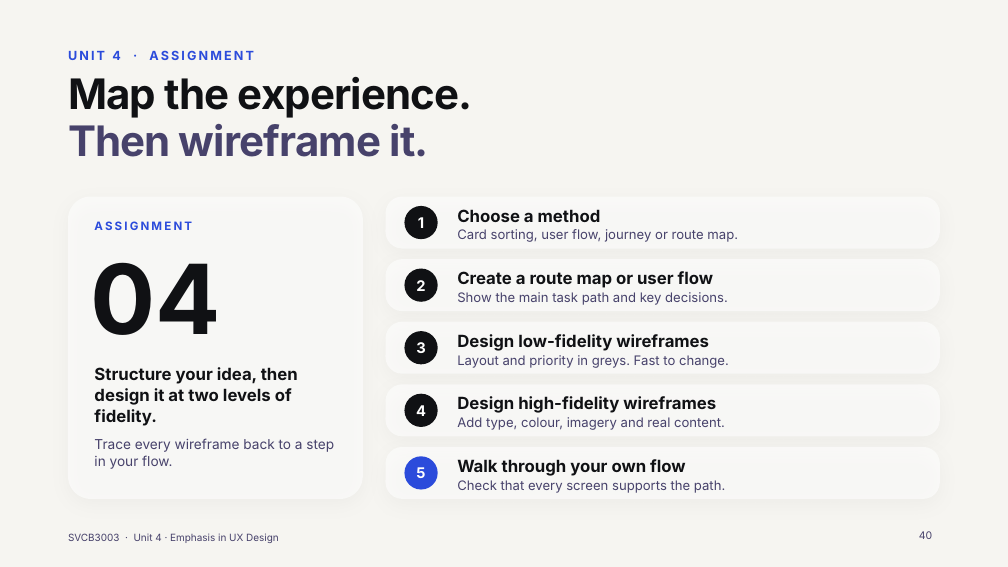
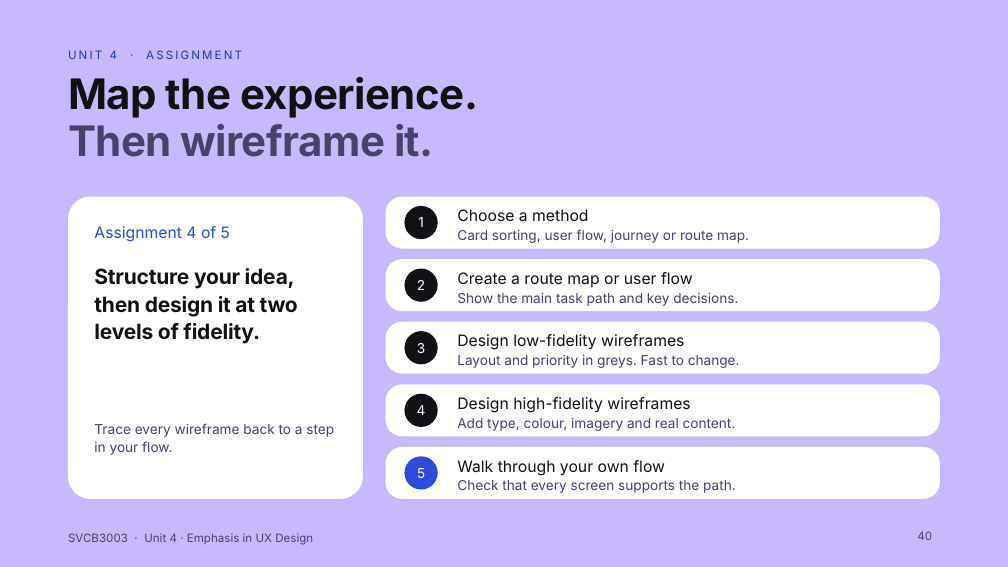
Before and after one commit to Juni233232/Portfolio, a slide deck: slide 40 of ux-ui-presentation/UX-UI-Design-Understanding-the-Experience.pptx. Drawn at 1008x567 pixels with LibreOffice and Linux fonts; fonts in the diff are those of the drawing; background and template pictures are left out. Boxes give left, top, right and bottom in pixels: in the first picture for what was removed or moved away, otherwise in the second. Text is boxed around its words. In the diff, an @@ line names an element or a change of style, - is before the commit and + after.

```diff
--- a/ux-ui-presentation/UX-UI-Design-Understanding-the-Experience.pptx
+++ b/ux-ui-presentation/UX-UI-Design-Understanding-the-Experience.pptx
@@ background picture (left out) to #C8B9FF @@
@@ text "UNIT 4 · ASSIGNMENT" at bbox=[68, 50, 242, 59]: size 12 to 11 pt, text colour #2B4BDB to #1F38B0, bold off @@
@@ title "Map the experience." at bbox=[68, 76, 478, 157]: letter spacing -0.8 to -0.5 pt @@
@@ text at bbox=[94, 226, 230, 242]: text changed; size 11 to 15 pt; bold off @@
-ASSIGNMENT
+Assignment 4 of 5
@@ text removed at bbox=[91, 262, 221, 335] @@
-04
@@ text "Structure your idea, then design ...": place and size @@
-text "Structure your idea, then design ..." at bbox=[94, 367, 298, 426]
+text "Structure your idea, then design ..." at bbox=[94, 268, 298, 344]
@@ text "Structure your idea, then design ..." at bbox=[94, 268, 298, 344]: size 16 to 20 pt, letter spacing 0 to -0.2 pt; line spacing 1.05 to 1.1 @@
@@ text "Trace every wireframe back to ...": place and size @@
-text "Trace every wireframe back to ..." at bbox=[94, 438, 334, 469]
+text "Trace every wireframe back to ..." at bbox=[94, 423, 334, 455]
@@ text "Trace every wireframe back to ..." at bbox=[94, 423, 334, 455]: line spacing 1.05 to 1.1 @@
@@ fill #FFFFFF at 58% opacity to #FFFFFF; shadow off in 6 elements at bbox=[68, 197, 363, 499], bbox=[386, 197, 940, 249], bbox=[386, 259, 940, 312], bbox=[386, 322, 940, 374], bbox=[386, 384, 940, 436], bbox=[386, 447, 940, 499] @@
@@ size 14 to 13 pt, bold off in 5 elements at bbox=[405, 206, 438, 239], bbox=[405, 268, 438, 302], bbox=[405, 331, 438, 364], bbox=[405, 394, 438, 427], bbox=[405, 457, 438, 490] @@
@@ size 16 to 15 pt, bold off in 5 elements at bbox=[457, 209, 588, 221], bbox=[457, 272, 693, 288], bbox=[457, 334, 684, 350], bbox=[457, 397, 690, 413], bbox=[457, 460, 665, 476] @@
@@ size 12.5 to 13 pt in 5 elements at bbox=[457, 229, 749, 243], bbox=[457, 293, 738, 306], bbox=[457, 355, 740, 368], bbox=[457, 418, 736, 431], bbox=[457, 480, 736, 493] @@
@@ text "SVCB3003 · Unit 4 · ..." at bbox=[68, 533, 313, 545]: size 9.5 to 11 pt @@
@@ page number at bbox=[917, 531, 932, 540]: size 10 to 11 pt @@
```
Also in this commit, not shown: 49 other slides changed, 19 other files.
